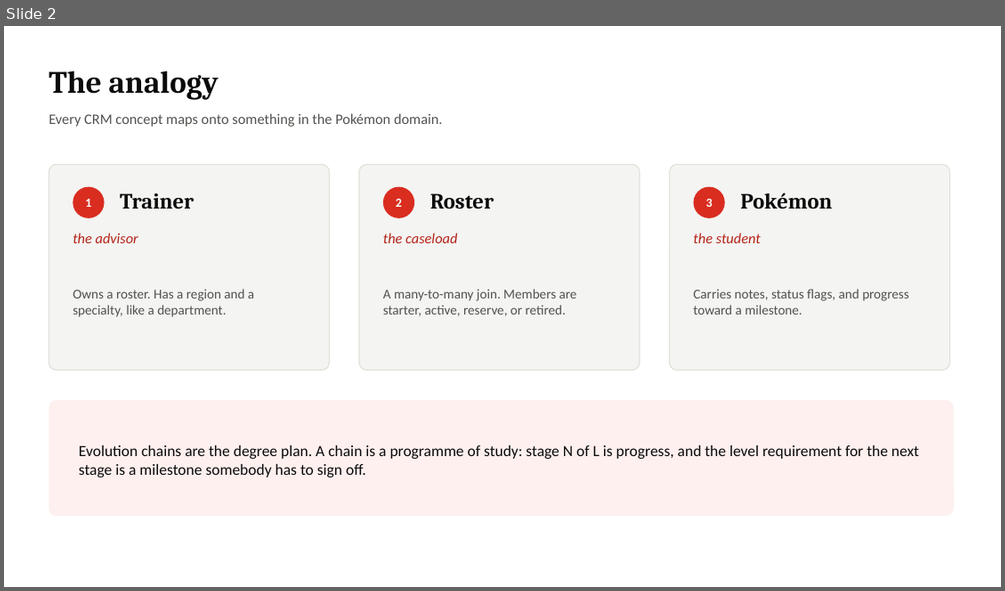
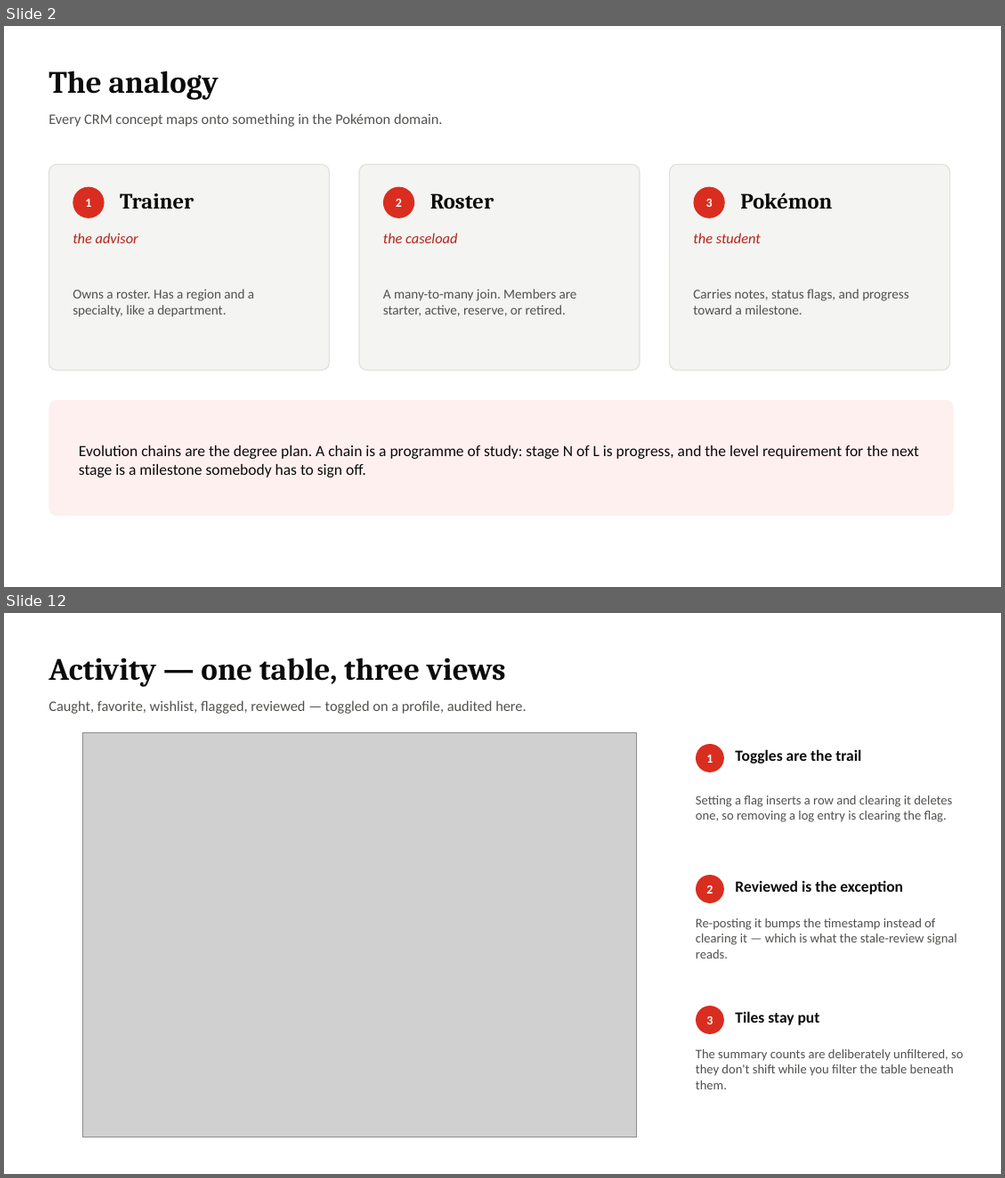
Before and after one commit to ethandbard/pokemon-crm, a slide deck: docs/Pokemon-CRM-demo.pptx. Shown one above the other, each under a label of ours: slide 2 before the commit, slides 2 and 12 after it; the slides between them are not shown. The pictures are 1005x591 and 1005x1178 pixels, drawn with LibreOffice and Linux fonts; fonts in the diff are those of the drawing; grey boxes stand for pictures. Boxes give left, top, right and bottom in pixels: in the first picture for what was removed or moved away, otherwise in the second. Text is boxed around its words. In the diff, an @@ line names an element or a change of style, - is before the commit and + after.

```diff
--- a/docs/Pokemon-CRM-demo.pptx
+++ b/docs/Pokemon-CRM-demo.pptx
@@ slide 12 added at box(4, 613, 1001, 1174), background #FFFFFF @@
@@ text added at box(48, 657, 506, 687), 30 pt, text #0B0B0B, bold @@
+Activity — one table, three views
@@ text added at box(48, 700, 526, 714), 14 pt, text #52514E @@
+Caught, favorite, wishlist, flagged, reviewed — toggled on a profile, audited here.
@@ picture added at box(82, 732, 637, 1136) @@
@@ ellipse added at box(696, 744, 724, 772), fill #D92D20 @@
@@ text added at box(706, 755, 712, 763), 12 pt, text #FFFFFF, bold @@
+1
@@ text added at box(735, 749, 861, 763), 15 pt, text #0B0B0B, bold @@
+Toggles are the trail
@@ text added at box(696, 795, 952, 822), 12.5 pt, text #52514E @@
+Setting a flag inserts a row and clearing it deletes one, so removing a log entry is clearing the flag.
@@ ellipse added at box(696, 875, 724, 903), fill #D92D20 @@
@@ text added at box(706, 885, 712, 893), 12 pt, text #FFFFFF, bold @@
+2
@@ text added at box(735, 880, 903, 894), 15 pt, text #0B0B0B, bold @@
+Reviewed is the exception
@@ text added at box(696, 918, 957, 958), 12.5 pt, text #52514E @@
+Re-posting it bumps the timestamp instead of clearing it — which is what the stale-review signal reads.
@@ ellipse added at box(696, 1005, 724, 1034), fill #D92D20 @@
@@ text added at box(735, 1011, 820, 1025), 15 pt, text #0B0B0B, bold @@
+Tiles stay put
@@ text added at box(706, 1016, 712, 1024), 12 pt, text #FFFFFF, bold @@
+3
@@ text added at box(696, 1049, 963, 1089), 12.5 pt, text #52514E @@
+The summary counts are deliberately unfiltered, so they don't shift while you filter the table beneath them.
```
Also in this commit, not shown: 10 slides changed, 4 other slides added, 9 other files.
